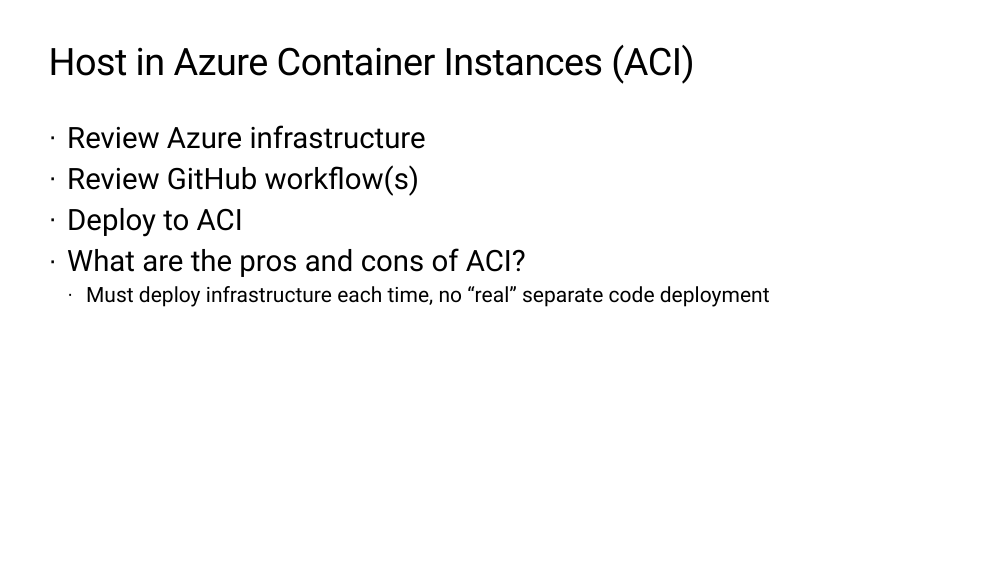
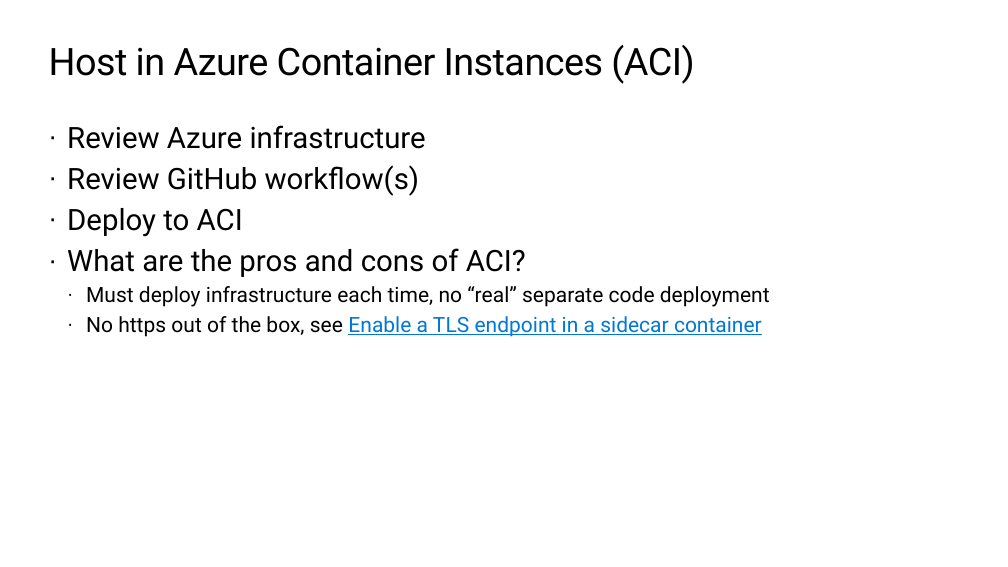
Before and after one commit to mattruma/containers-everywhere-in-azure, a slide deck: slide 12 of docs/ContainersEverywhereInAzure.pptx. Drawn at 1008x567 pixels with LibreOffice and Linux fonts; fonts in the diff are those of the drawing; background and template pictures are left out. Boxes give left, top, right and bottom in pixels: in the first picture for what was removed or moved away, otherwise in the second. Text is boxed around its words. In the diff, an @@ line names an element or a change of style, - is before the commit and + after.

```diff
--- a/docs/ContainersEverywhereInAzure.pptx
+++ b/docs/ContainersEverywhereInAzure.pptx
@@ text at box(86, 316, 762, 337): paragraph added @@
+  · No https out of the box, see Enable a TLS endpoint in a sidecar container
```
Also in this commit, not shown: 4 other slides changed.
